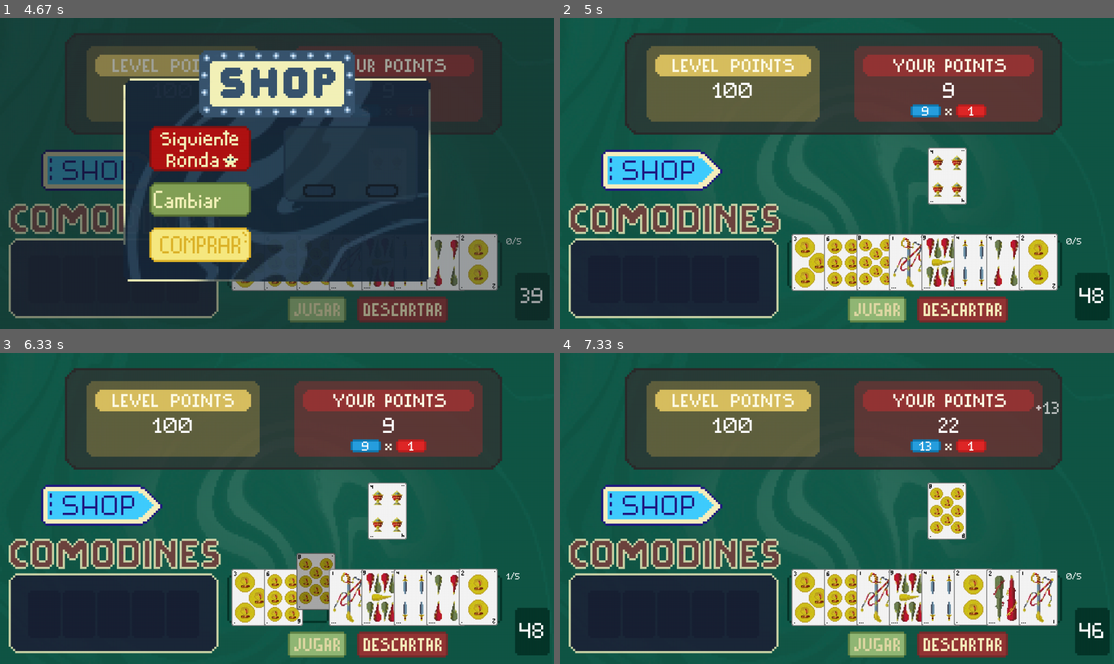
Above: before the commit, frames 1-4 (two rows, left to right).
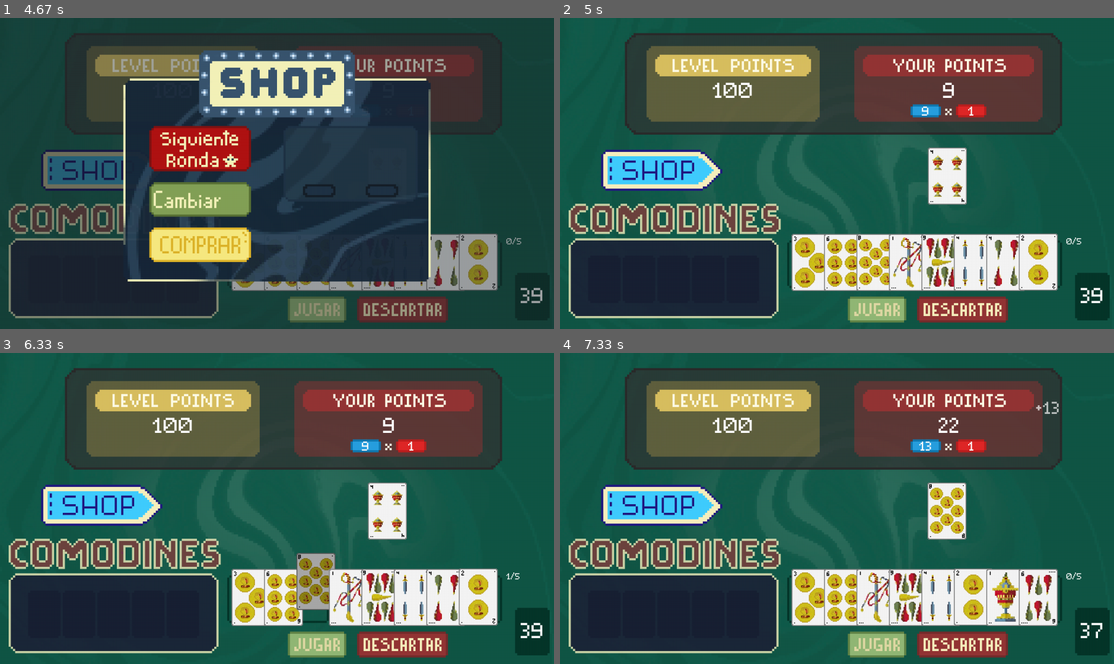
Above: after the commit, the same moments.

Repository: Hsandin7/Practica-TPA
Game: pygame game, started from main.py
Same seed, same stepped clock (60 frames per second), same inputs: the game is played once before the commit and once after it.
Inputs (mouse positions are in pixels of both pictures, inside the frame that each line leads up to):
- Up to frame 1 (4.67 s): click (277, 288) at 0.38 s; click (105, 245) at 1.22 s; click (404, 310) at 1.55 s; click (315, 310) at 1.88 s; click (282, 204) at 2.22 s; click (487, 291) at 2.55 s; click (315, 310) at 2.88 s; click (470, 254) at 3.22 s; click (476, 148) at 3.55 s; click (470, 235) at 3.88 s; click (110, 67) at 4.22 s; click (116, 154) at 4.55 s
- Up to frame 2 (5 s): click (759, 148) at 4.88 s
- Up to frame 3 (6.33 s): click (315, 645) at 5.22 s; click (155, 449) at 5.55 s; click (310, 595) at 6.22 s
- Up to frame 4 (7.33 s): click (1008, 583) at 6.55 s; click (875, 645) at 6.88 s; click (643, 617) at 7.22 s

Frame 1 is identical in both runs. In frame 2, 0.1% of the frame differs, in the area x 93-99%, y 86-92%; in frame 3, 0.1%; in frame 4, 1.2%, in the area x 77-99%, y 69-92%.

Commit message:
Cambios un poco mal hechos

Diff:
--- a/Clases/juego.py
+++ b/Clases/juego.py
@@ -24,7 +24,8 @@
             pygame.image.load("Graficos/pagina_juego.png"),         # 1: P Juego
             pygame.image.load("Graficos/menu_salida.png"),          # 2: M Salida
             pygame.image.load("Graficos/menu_tienda.png"),          # 3: M Tienda
-            pygame.image.load("Graficos/menu_guardado.png")         # 4: M Guardado
+            pygame.image.load("Graficos/menu_guardado.png"),        # 4: M Guardado
+            # pygame.image.load("Graficos/pagina_game_over.png")      # 5: P GAME OVER
         ]
 
     def cargar_botones(self):
@@ -58,7 +59,11 @@
 }
 
     def reiniciar(self):
-        self.__init__()
+        self.jugador = Jugador()
+
+    def game_over(self):
+        self.reiniciar()
+        print("HAS PERDIDO")        # Debugging
 
 
     # Pagina principal
@@ -88,6 +93,10 @@
         self.jugador.mostrar_puntos(screen)
 
     def actualizar_pagina_juego(self, eventos):
+        if self.jugador.sig_nivel:
+            self.jugador.sig_nivel = False
+            self.pagina_actual = 3
+
         self.jugador.actualizar(eventos)
 
         if self.botones["shop"].detectar_click(eventos):
@@ -95,10 +104,13 @@
             self.mostrar_fondo = True
 
         elif self.botones["jugar"].detectar_click(eventos):
-            self.jugador.jugar_cartas()     ## Por hacer
+            if self.jugador.limite_jugar > 0:
+                self.jugador.jugar_cartas()
+            else:
+                self.pagina_actual = 5      # P GAME OVER
 
         elif self.botones["descartar"].detectar_click(eventos):
-            self.jugador.descartar_cartas()
+            self.jugador.descartar_cartas("boton")
 
 
     # Menu de salida
@@ -141,7 +153,6 @@
     def actualizar_menu_tienda(self, eventos):
         if self.botones["boton_SR"].detectar_click(eventos):
             self.pagina_actual = 1
-            self.jugador.siguente_ronda()
             self.mostrar_fondo = True
         elif self.botones["cambiar"].detectar_click(eventos):
             pass
@@ -151,7 +162,7 @@
 
     # Menu Guardado
     def mostrar_menu_guardado(self, screen):
-        if self.mostrar_fondo:                      # Muestra el fondo una sola vez (Para que funcione bien la transparencia)
+        if self.mostrar_fondo:                      # Muestra el fondo una sola vez
             screen.blit(self.paginas[4], (0,0))
             self.mostrar_fondo = False
 
@@ -184,3 +195,14 @@
             self.jugador.slot_seleccionado = 2
         elif self.botones["slot3"].detectar_click(eventos):
             self.jugador.slot_seleccionado = 3
+
+
+    # Pagina GAME OVER                  # Implemetación de graficos por hacer
+    def mostrar_pagina_game_over(self, screen):
+        if self.mostrar_fondo:                      # Muestra el fondo una sola vez
+            screen.blit(self.paginas[5], (0,0))
+            self.mostrar_fondo = False
+
+
+    def actualizar_pagina_game_over(self, eventos):
+        pass
--- a/Clases/jugador.py
+++ b/Clases/jugador.py
@@ -16,6 +16,7 @@
         self.puntos_cartas = 0
         self.multiplicador = 0
         self.slot_seleccionado = 0
+        self.sig_nivel = False
 
         self.evaluador =        Evaluador_Cartas()
         self.animador_texto =   Animador_Texto()
@@ -29,6 +30,8 @@
         self._cartas_descartadas =      list()
 
         self.limite_seleccion = 5
+        self.limite_jugar = 4
+        self.limite_descartar = 3
         inicializar_archivo_guardado()
 
 
@@ -95,6 +98,7 @@
 
     def jugar_cartas(self):
         if len(self._cartas_seleccionadas) <= self.limite_seleccion and self._cartas_seleccionadas:    # Comprueba que haya cartas seleccionadas
+            self.limite_jugar -= 1
             evaluacion = self.evaluador.evaluar(self._cartas_seleccionadas)
             self._cartas_jugadas = evaluacion["Cartas"]
             self.puntos_cartas = evaluacion["Valor"]
@@ -107,15 +111,19 @@
             for carta in self._cartas_jugadas:      # Quita las cartas que se hayan jugado para que el resto se descarte correctamente
                 self.mano.remove(carta)
                 self._cartas_seleccionadas.remove(carta)
-            self.descartar_cartas()                 # Las cartas que no se hayan jugado se descartan
+            self.descartar_cartas("jugar_cartas")                 # Las cartas que no se hayan jugado se descartan
             self.animador_texto.iniciar(f"{self.puntos_cartas * self.multiplicador}", 1100, 150,y_final=90)
 
             if self.niveles.verificar_nivel(self.puntos):
-                self.puntos = 0
-                self.puntos_nivel = self.niveles.puntos_nivel
+                self.siguente_ronda()
 
 
-    def descartar_cartas(self):
+    def descartar_cartas(self, origen):
+        if (origen == "boton" and self.limite_descartar > 0):
+            self.limite_descartar -= 1
+        elif not origen == "jugar_cartas":
+            return None
+
         self._cartas_descartadas.clear()
         if len(self._cartas_seleccionadas) <= self.limite_seleccion and self._cartas_seleccionadas:
             for carta in self._cartas_seleccionadas:
@@ -164,4 +172,11 @@
             x += 250
 
     def siguente_ronda (self):
+        self.puntos = 0
+        self.puntos_nivel = self.niveles.puntos_nivel
         self.mazo = Mazo()
+        self.sig_nivel = True
+        self._cartas_jugadas = None
+        self._cartas_seleccionadas = None
+        self.limite_jugar = 4
+        self.limite_descartar = 3
--- a/Clases/niveles.py
+++ b/Clases/niveles.py
@@ -11,7 +11,7 @@
     def siguente_nivel(self):
         self.nivel_actual += 1
         self.puntos = 0
-        self.puntos_nivel = self.puntos_nivel * self.multiplicador
+        self.puntos_nivel = int(self.puntos_nivel * self.multiplicador)
 
     def nivel_perdido(self):
         self.nivel_actual = 1
--- a/main.py
+++ b/main.py
@@ -60,8 +60,9 @@
             case 4:
                 juego.mostrar_menu_guardado(screen)
                 juego.actualizar_menu_guardado(eventos)
-            case _:
-                pass
+            case 5:
+                juego.mostrar_pagina_game_over(screen)
+                juego.actualizar_pagina_game_over(eventos)
 
         if Juego.transicion:
             transicion.iniciar(Juego.paginas_transicion[0],
